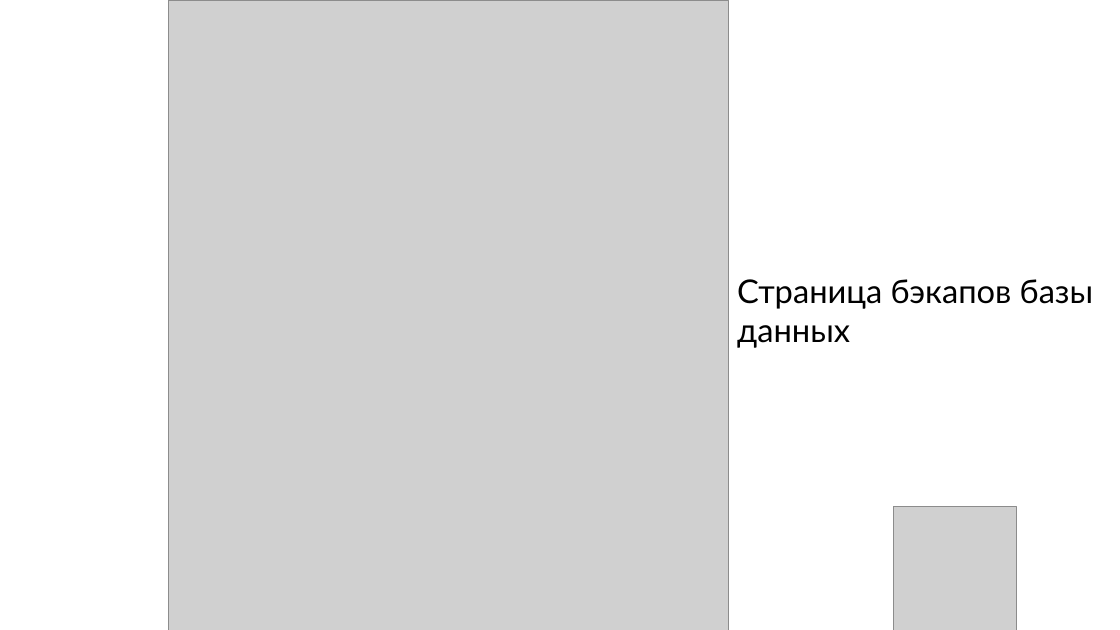
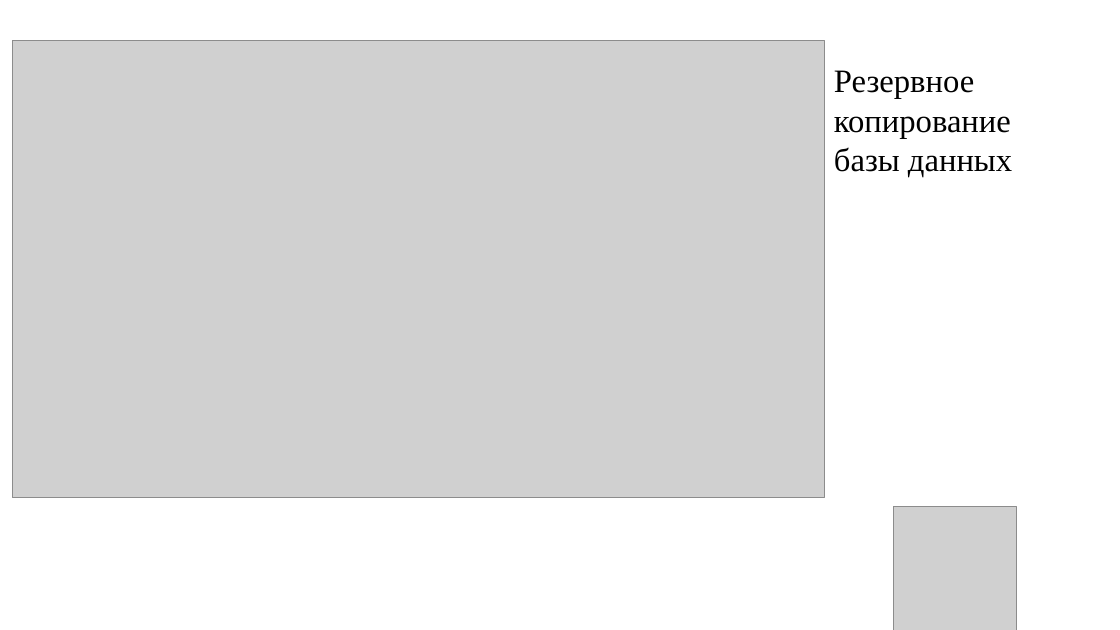
Before and after one commit to Danildanil228/diplomfiles, a slide deck: slide 24 of Презентация.pptx (slide 21 before the commit). Drawn at 1120x630 pixels with LibreOffice and Linux fonts; fonts in the diff are those of the drawing; grey boxes stand for pictures; background and template pictures are left out. Boxes give left, top, right and bottom in pixels: in the first picture for what was removed or moved away, otherwise in the second. Text is boxed around its words. In the diff, an @@ line names an element or a change of style, - is before the commit and + after.

```diff
--- a/Презентация.pptx
+++ b/Презентация.pptx
@@ picture: place and size @@
-picture at <box>169,0,729,630</box>
+picture at <box>12,40,824,498</box>
@@ text added at <box>834,70,1012,177</box>, 28 pt, text #000000 @@
+Резервное копирование базы данных
@@ text removed at <box>737,279,1094,348</box> @@
-Страница бэкапов базы данных
```
Also in this commit, not shown: 12 other slides changed, 15 slides added, 12 slides removed.
